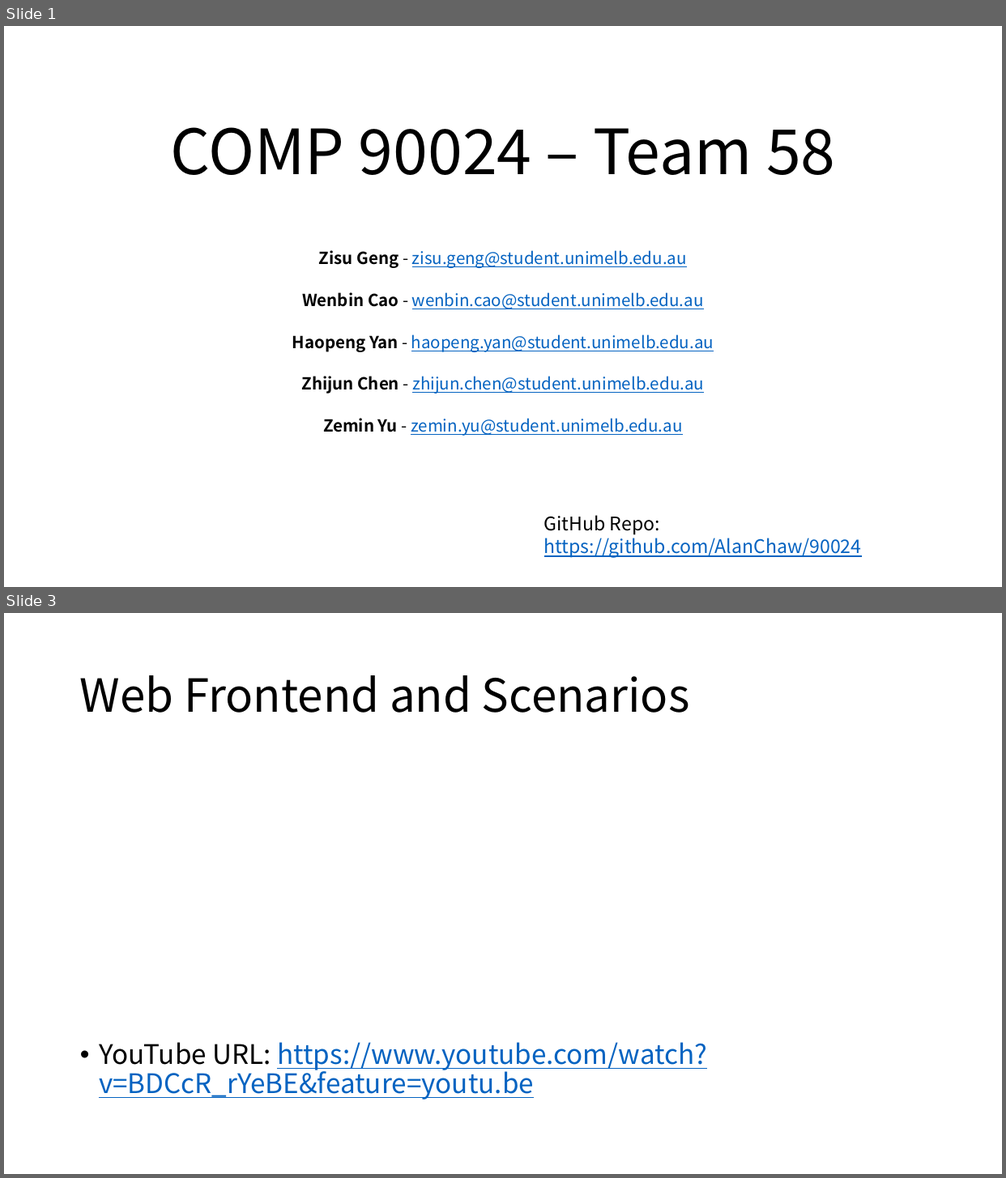
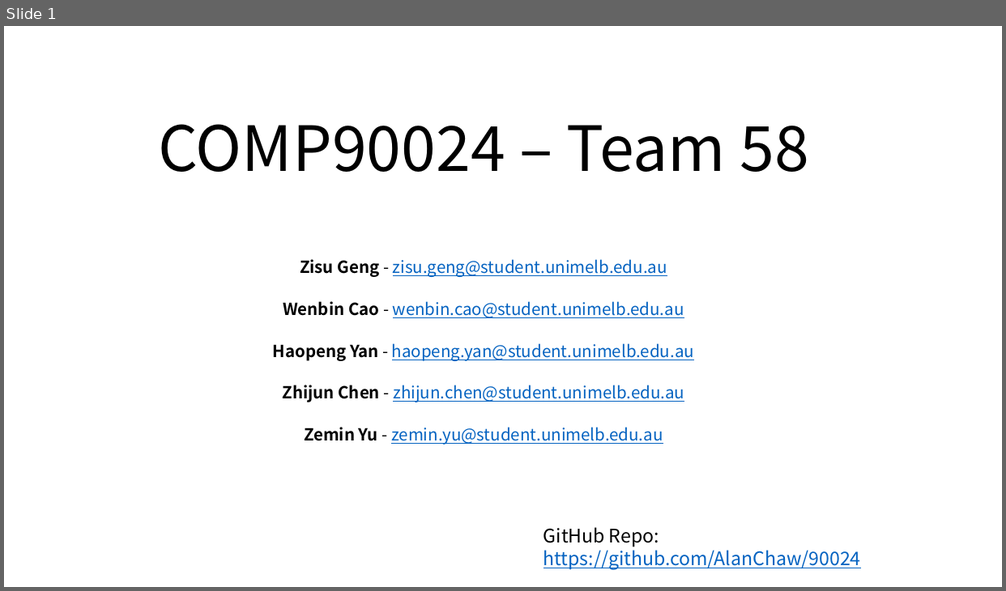
Before and after one commit to AlanChaw/Seven_Sins, a slide deck: presentation.pptx. Shown one above the other, each under a label of ours: slides 1 and 3 before the commit, slide 1 after it; the slides between them are not shown. The pictures are 1006x1178 and 1006x591 pixels, drawn with LibreOffice and Linux fonts; fonts in the diff are those of the drawing. Boxes give left, top, right and bottom in pixels: in the first picture for what was removed or moved away, otherwise in the second. Text is boxed around its words. In the diff, an @@ line names an element or a change of style, - is before the commit and + after.

```diff
--- a/presentation.pptx
+++ b/presentation.pptx
@@ slide 3 removed at [4,613,1002,1174], background #FFFFFF @@
@@ title removed at [80,675,690,713] @@
-Web Frontend and Scenarios
@@ text removed at [99,1042,706,1100] @@
-• YouTube URL: https://www.youtube.com/watch?v=BDCcR_rYeBE&feature=youtu.be
@@ slide 1 changed as well @@
@@ title at [158,124,809,172]: spaces changed @@
-COMP 90024 – Team 58
+COMP90024 – Team 58
@@ subtitle "Zisu Geng - zisu.geng@student.unimelb.edu.au Wenbin ...": place and size @@
-subtitle "Zisu Geng - zisu.geng@student.unimelb.edu.au Wenbin ..." at [292,250,714,436]
+subtitle "Zisu Geng - zisu.geng@student.unimelb.edu.au Wenbin ..." at [273,259,694,445]
@@ text "GitHub Repo: https://github.com/AlanChaw/90024": place and size @@
-text "GitHub Repo: https://github.com/AlanChaw/90024" at [544,515,862,558]
+text "GitHub Repo: https://github.com/AlanChaw/90024" at [543,527,861,570]
```
Also in this commit, not shown: 2 slides added, 1 other slide removed, 1 other file.
